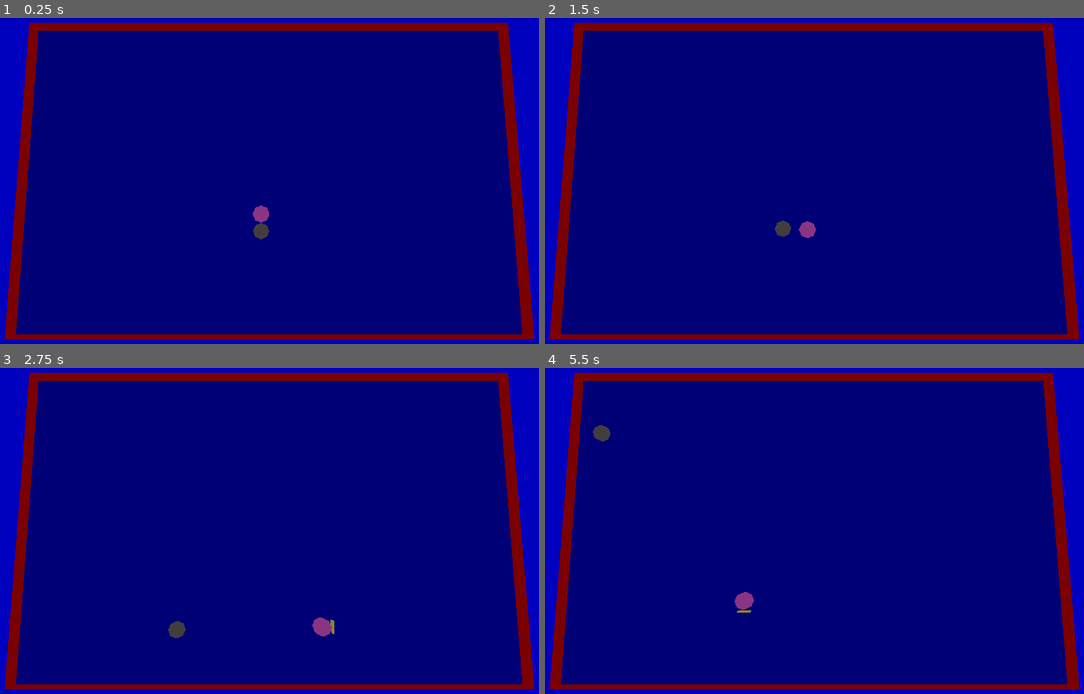
Above: before the commit, frames 1-4 (two rows, left to right).
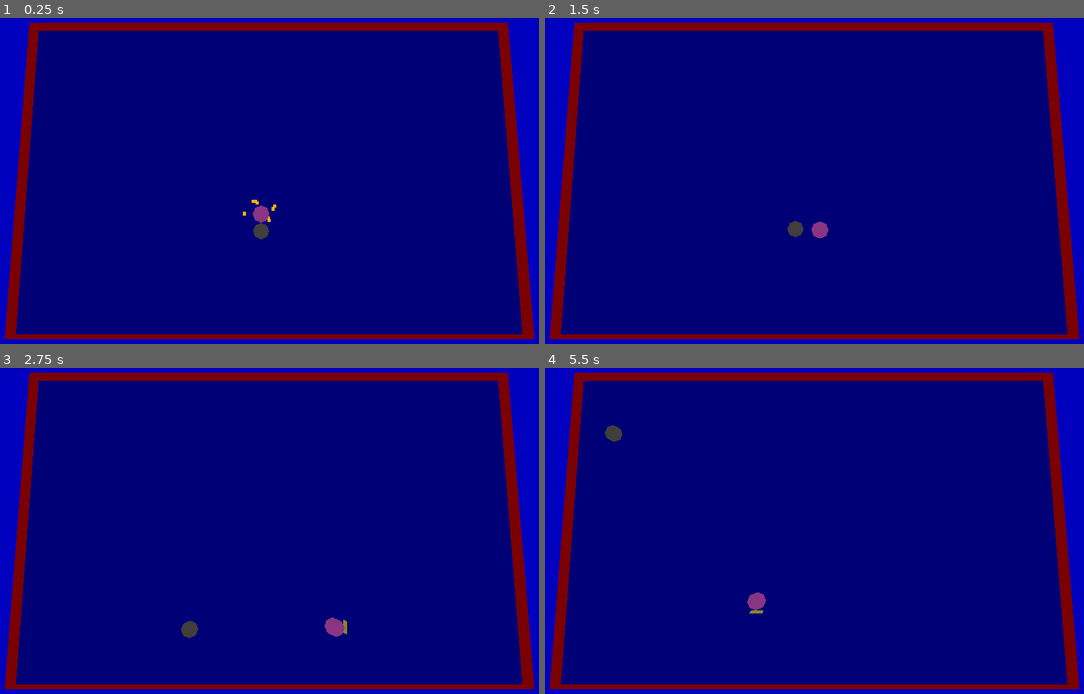
Above: after the commit, the same moments.

Repository: WiredOverload/GodotWild65
Game: Godot game, scene res://scenes/gameplay.tscn
The game is run twice, just before and just after one commit, with the same random seed, the same clock (stepped at 60 frames per second) and the same inputs. The project has no main scene, so this scene is started directly.
Inputs:
- Up to frame 1 (0.25 s): no input
- Up to frame 2 (1.5 s): hold D (move_right) 0.53-1.28 s; hold Space (action) 0.53-1.28 s; hold S (move_down) from 1.28 s (still down); tap Space (action) at 1.35 s
- Up to frame 3 (2.75 s): release S (move_down) at 2.03 s; hold D (move_right) from 2.03 s (still down); hold Space (action) from 2.03 s (still down)
- Up to frame 4 (5.5 s): release D (move_right) at 2.78 s; release Space (action) at 2.78 s; hold W (move_up) 2.78-3.53 s; tap Space (action) at 2.85, 4.35 s; hold Space (action) 3.53-4.28 s; hold A (move_left) 3.53-5.03 s; hold S (move_down) from 5.03 s (still down); hold Space (action) from 5.03 s (still down)

The runs differ from the first frame. In frame 1, less than 0.1% of the frame differs, in the area x 45-52%, y 55-63%; in frame 2, 0.4%; in frame 3, 0.5%, in the area x 31-65%, y 76-83%; in frame 4, 0.5%.

Commit message:
Added spin particles

Diff:
--- a/actors/player.gd
+++ b/actors/player.gd
@@ -6,7 +6,8 @@
 	CATCHING
 }
 
-const SPEED = 5.0
+var move_speed: float = 5.0
+var move_speed_throwing: float = 1.0
 
 @export var ball: Ball
 
@@ -20,6 +21,7 @@
 @onready var ball_held_position: Marker3D = %BallHeldPosition
 @onready var catch_area: Area3D = %CatchArea
 @onready var catcher: CSGBox3D = %Catcher
+@onready var spin_spark_particles: GPUParticles3D = %SpinSparkParticles
 
 @onready var hold_distance: float = Vector3(ball_held_position.position.x, 0, ball_held_position.position.z).length()
 
@@ -39,6 +41,10 @@
 		State.THROWING:
 			if Input.is_action_pressed("action"):
 				throw_speed = clampf(throw_speed + delta * throw_accel, 0.0, max_throw_speed)
+				if not spin_spark_particles.emitting and is_equal_approx(throw_speed, max_throw_speed):
+					spin_spark_particles.restart()
+				if spin_spark_particles.emitting and not is_equal_approx(throw_speed, max_throw_speed):
+					spin_spark_particles.emitting = false
 			else:
 				ball.throw(throw_speed * basis.x)
 				throw_speed = 0.0
@@ -60,6 +66,8 @@
 	match state:
 		State.CATCHING:
 			deactivate_catcher()
+		State.THROWING:
+			spin_spark_particles.emitting = false
 
 	state = v
 
@@ -69,24 +77,33 @@
 			activate_catcher()
 
 func _physics_process(delta: float) -> void:
+	var input_dir := Input.get_vector("move_left", "move_right", "move_up", "move_down")
+	var direction := Vector3(input_dir.x, 0, input_dir.y).normalized()
+
 	match state:
 		State.NEUTRAL, State.CATCHING:
-			var input_dir := Input.get_vector("move_left", "move_right", "move_up", "move_down")
-			var direction := Vector3(input_dir.x, 0, input_dir.y).normalized()
 			if direction:
-				velocity.x = direction.x * SPEED
-				velocity.z = direction.z * SPEED
+				velocity.x = direction.x * move_speed
+				velocity.z = direction.z * move_speed
 			else:
-				velocity.x = move_toward(velocity.x, 0, SPEED)
-				velocity.z = move_toward(velocity.z, 0, SPEED)
+				velocity.x = move_toward(velocity.x, 0, move_speed)
+				velocity.z = move_toward(velocity.z, 0, move_speed)
 
 			rotation.y = Vector3.MODEL_FRONT.signed_angle_to(direction, Vector3.UP)
 
 			move_and_slide()
-
 		State.THROWING:
 			rotation.y += delta * throw_speed / hold_distance
 			ball.global_position = ball_held_position.global_position
+
+			if direction:
+				velocity.x = direction.x * move_speed_throwing
+				velocity.z = direction.z * move_speed_throwing
+			else:
+				velocity.x = move_toward(velocity.x, 0, move_speed)
+				velocity.z = move_toward(velocity.z, 0, move_speed)
+
+			move_and_slide()
 
 func activate_catcher() -> void:
 	catch_area.monitoring = true
--- a/actors/player.tscn
+++ b/actors/player.tscn
@@ -19,6 +19,31 @@
 
 [sub_resource type="BoxShape3D" id="BoxShape3D_b318y"]
 size = Vector3(1, 1, 0.53418)
+
+[sub_resource type="ParticleProcessMaterial" id="ParticleProcessMaterial_5buoc"]
+particle_flag_disable_z = true
+emission_shape = 6
+emission_ring_axis = Vector3(0, 0, 1)
+emission_ring_height = 1.0
+emission_ring_radius = 1.0
+emission_ring_inner_radius = 1.0
+inherit_velocity_ratio = 1.0
+spread = 180.0
+orbit_velocity_min = 0.416
+orbit_velocity_max = 1.445
+gravity = Vector3(0, 0, 0)
+radial_accel_min = -100.0
+radial_accel_max = -100.0
+attractor_interaction_enabled = false
+
+[sub_resource type="StandardMaterial3D" id="StandardMaterial3D_vvcek"]
+shading_mode = 0
+albedo_color = Color(1, 0.545098, 0, 1)
+billboard_mode = 1
+
+[sub_resource type="QuadMesh" id="QuadMesh_odta2"]
+material = SubResource("StandardMaterial3D_vvcek")
+size = Vector2(0.2, 0.2)
 
 [node name="Player" type="CharacterBody3D"]
 collision_layer = 2
@@ -53,3 +78,13 @@
 
 [node name="CollisionShape3D" type="CollisionShape3D" parent="CatchArea"]
 shape = SubResource("BoxShape3D_b318y")
+
+[node name="SpinSparkParticles" type="GPUParticles3D" parent="."]
+unique_name_in_owner = true
+transform = Transform3D(1, 0, 0, 0, -4.37114e-08, 1, 0, -1, -4.37114e-08, 0, 0.425755, 0)
+lifetime = 0.1
+fixed_fps = 60
+interpolate = false
+local_coords = true
+process_material = SubResource("ParticleProcessMaterial_5buoc")
+draw_pass_1 = SubResource("QuadMesh_odta2")
Not shown: 1 places in actors/player.tscn that only renumber resources
